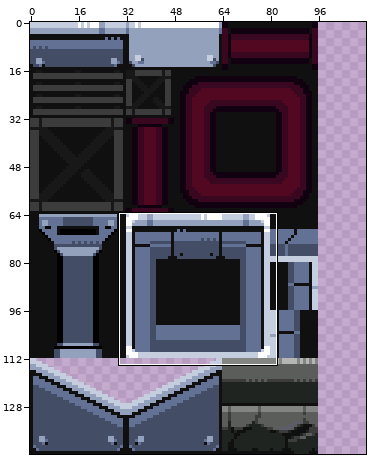
Two versions of one sprite sheet, Recursos/TileSet/Tiles.png. Above, an overview of the earlier version with the close-up marked.
Close-up. First the earlier version:
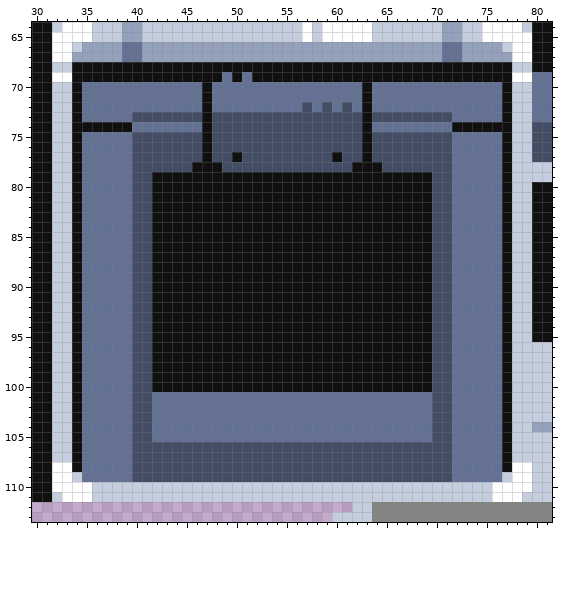
The file is 96x144 pixels. Colours within 5 levels of each other are drawn and written as one. Shown: x 30..81, y 64..113. The old version is drawn lined up with the new one, on the new canvas. The commit also changed other parts of the picture, which this record leaves out.
After the commit:
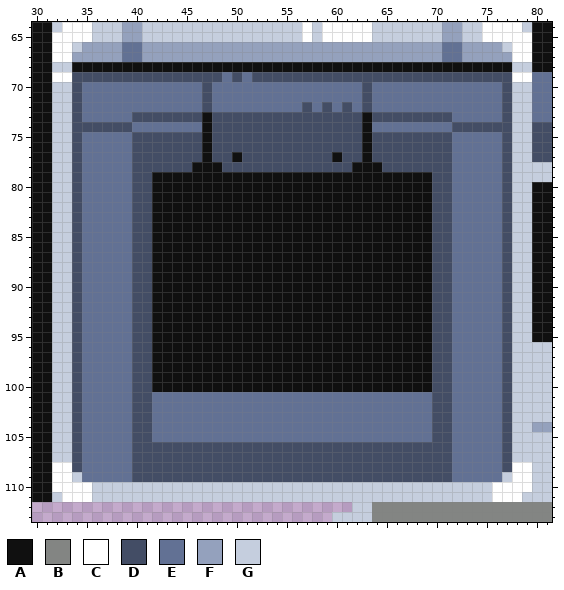
Palette (. is transparent): A #101010  B #838583  C #ffffff  D #434d65  E #627194  F #94a1bd  G #c5cede
The exact change:
canvas 96x144 -> 112x144
Colour A becomes colour D in row 69 at x 34 to 48, 50 and 52 to 77; in rows 70 to 72 at x 34, 47, 63 and 77; in row 73 at x 34 and 77; in row 74 at x 34 to 39 and 72 to 77; in rows 75 to 108 at x 34 and 77.
Pixel boxes of the changes (left, top, right, bottom) in both close-ups:
changed: (72, 72, 512, 472)
